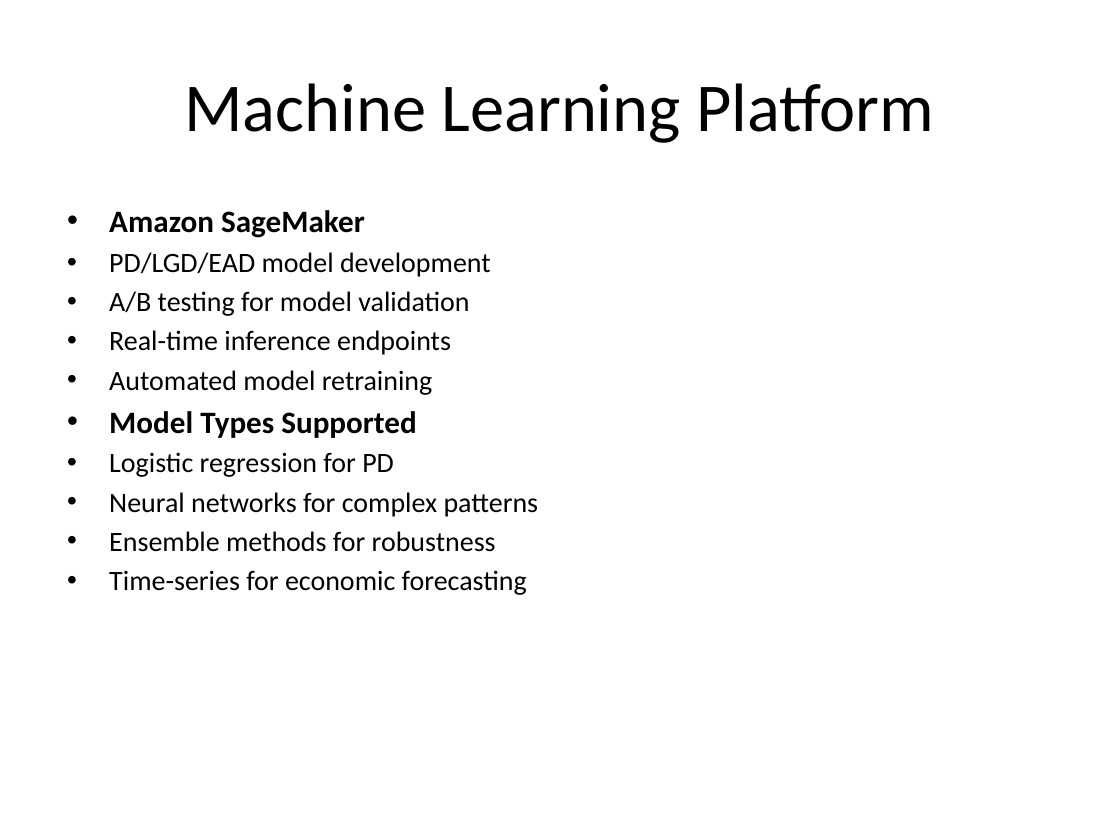
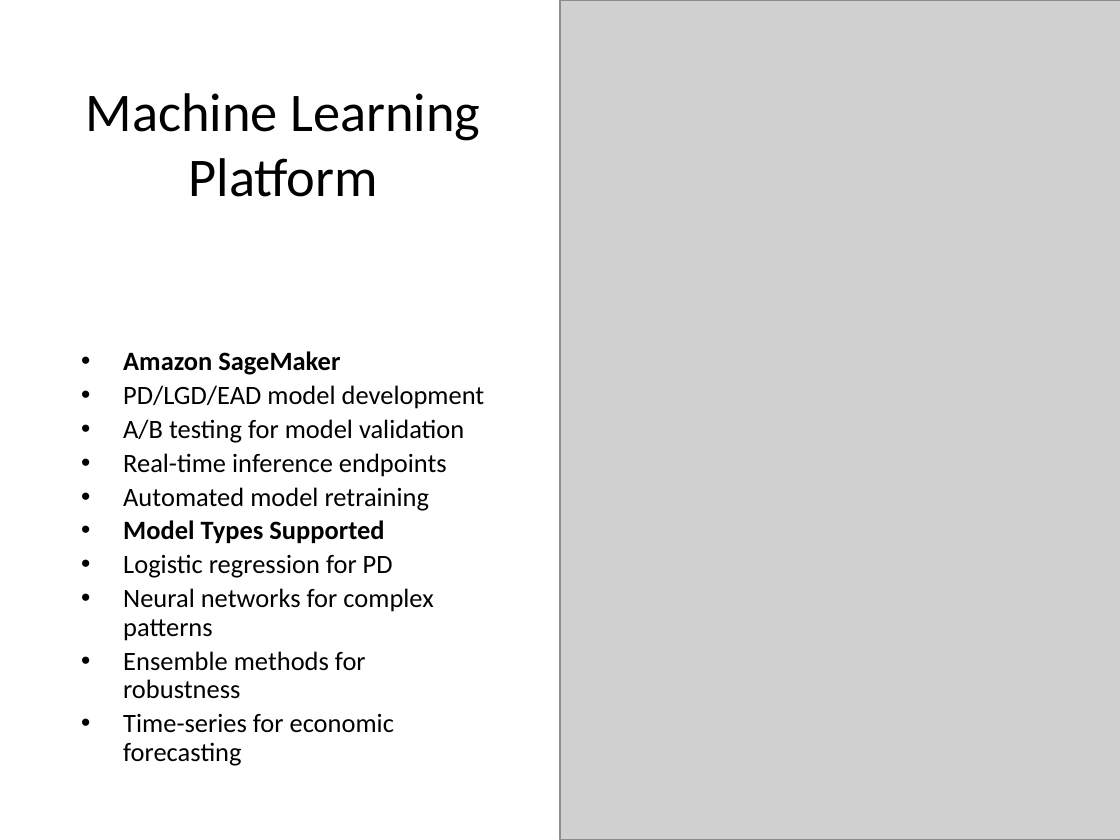
Before and after one commit to karthikvx/credit-risk-service-app, a slide deck: slide 6 of aws_credit_risk_architecture.pptx (slide 8 before the commit). Drawn at 1120x840 pixels with LibreOffice and Linux fonts; fonts in the diff are those of the drawing; grey boxes stand for pictures. Boxes give left, top, right and bottom in pixels: in the first picture for what was removed or moved away, otherwise in the second. Text is boxed around its words. In the diff, an @@ line names an element or a change of style, - is before the commit and + after.

```diff
--- a/aws_credit_risk_architecture.pptx
+++ b/aws_credit_risk_architecture.pptx
@@ rectangle added at (0, 0, 783, 280), fill #FFFFFF @@
@@ picture added at (560, 0, 1120, 840) @@
@@ title "Machine Learning Platform": place and size @@
-title "Machine Learning Platform" at (184, 83, 934, 143)
+title "Machine Learning Platform" at (86, 93, 480, 197)
@@ title "Machine Learning Platform" at (86, 93, 480, 197): size 44 to 35 pt @@
@@ text "Amazon SageMaker": place and size @@
-text "Amazon SageMaker" at (109, 210, 539, 595)
+text "Amazon SageMaker" at (123, 351, 485, 766)
@@ text "Amazon SageMaker" at (123, 351, 485, 766): size 20 to 17 pt in "Amazon SageMaker", "Model Types Supported"; size 18 to 17 pt in "PD/LGD/EAD model development", "A/B testing for model validation", "Real-time inference endpoints", "Automated model retraining" and 4 more places; line spacing 1 to 0.9; vertical alignment top to middle @@
```
Also in this commit, not shown: 17 other slides changed, 3 slides removed.
